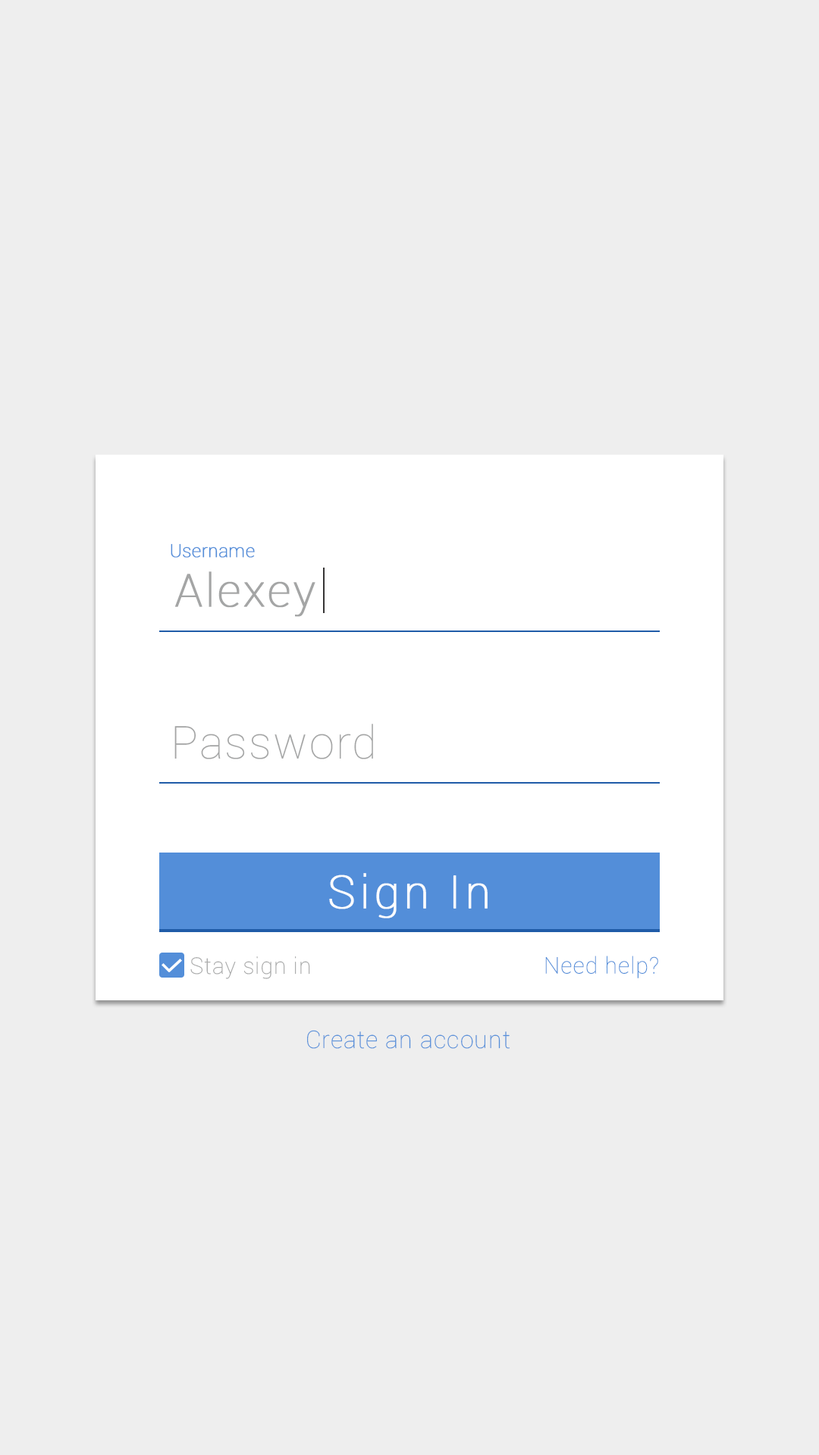
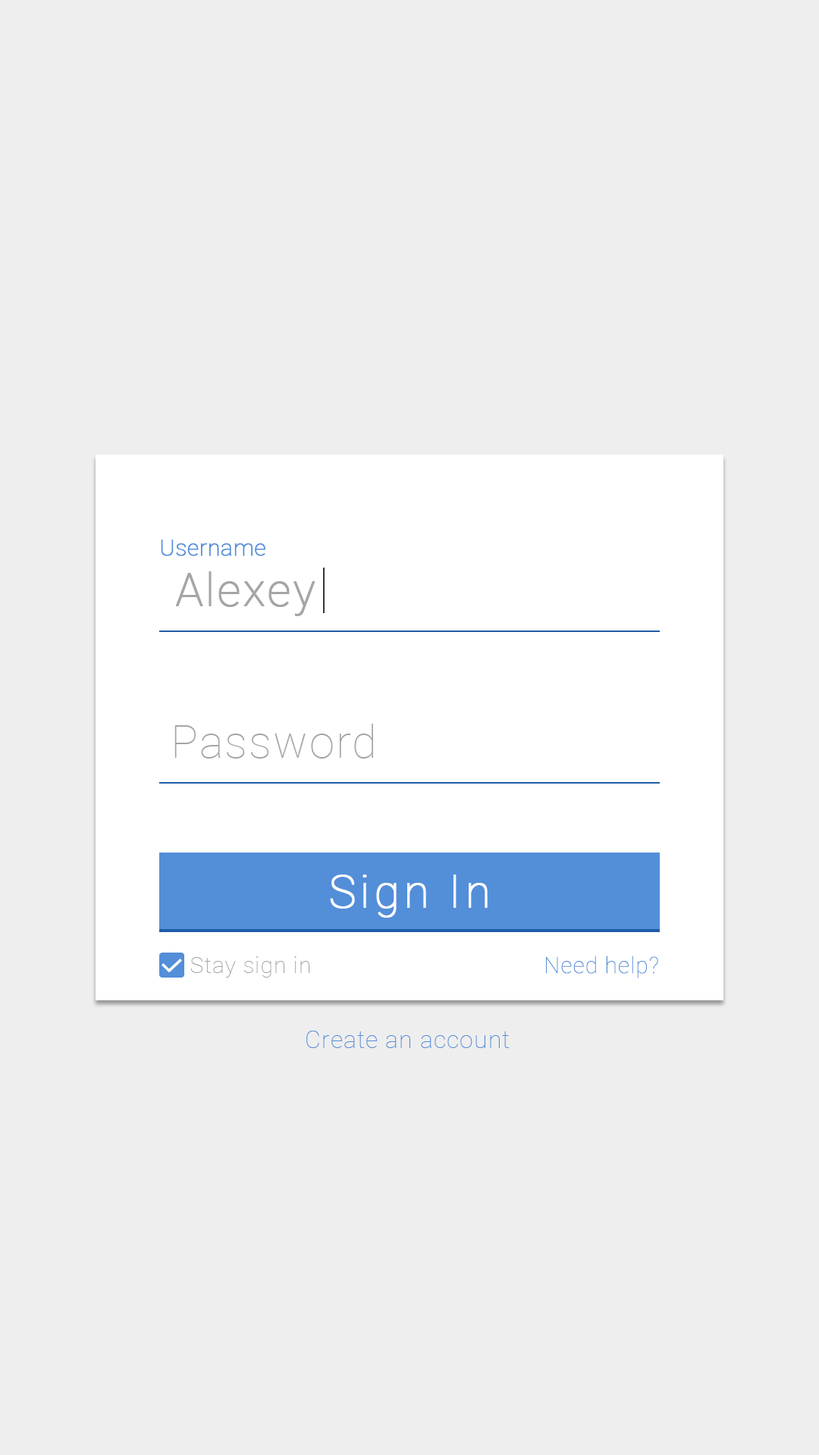
Layers edited between the first and the second (819, 1455) image:
painted on "Create an account" over [306, 1030, 510, 1050]
painted on "Sign In" (1st of 2, in "ActiveView" › "Text") over [328, 873, 488, 919]
painted on "Username" (1st of 2, in "ActiveView" › "Text" › "UpText") over [160, 539, 266, 558]
painted on "Alexey" over [175, 571, 316, 617]
painted on "Password" (1st of 2, in "ActiveView" › "Text") over [174, 723, 373, 760]
painted on "Need help?" (1st of 2, in "ActiveView" › "AdditionalInfo") over [544, 955, 658, 979]
painted on "Stay sign in" (2nd of 4, in "ActiveView" › "AdditionalInfo" › "Stay sign in") over [190, 956, 311, 980]
